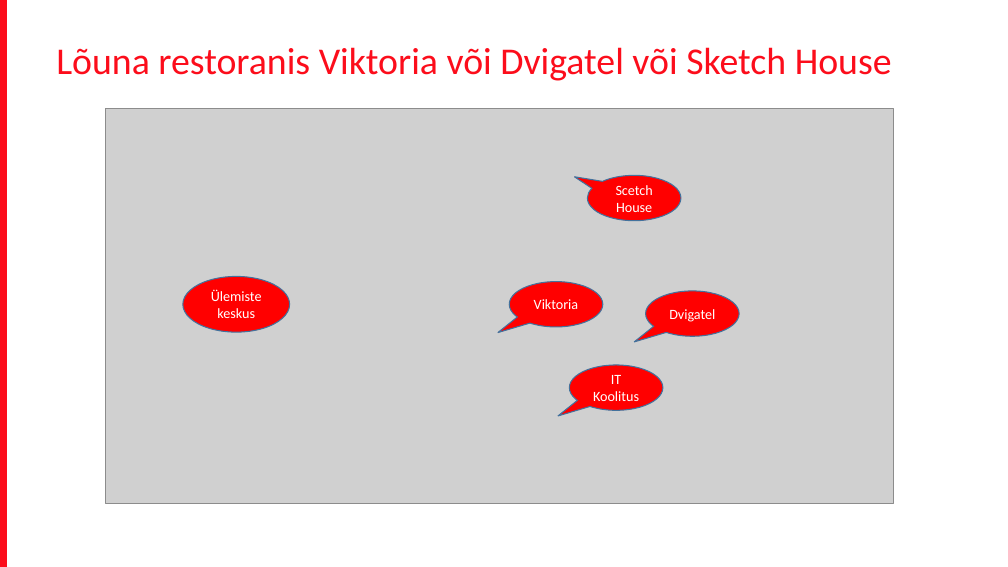
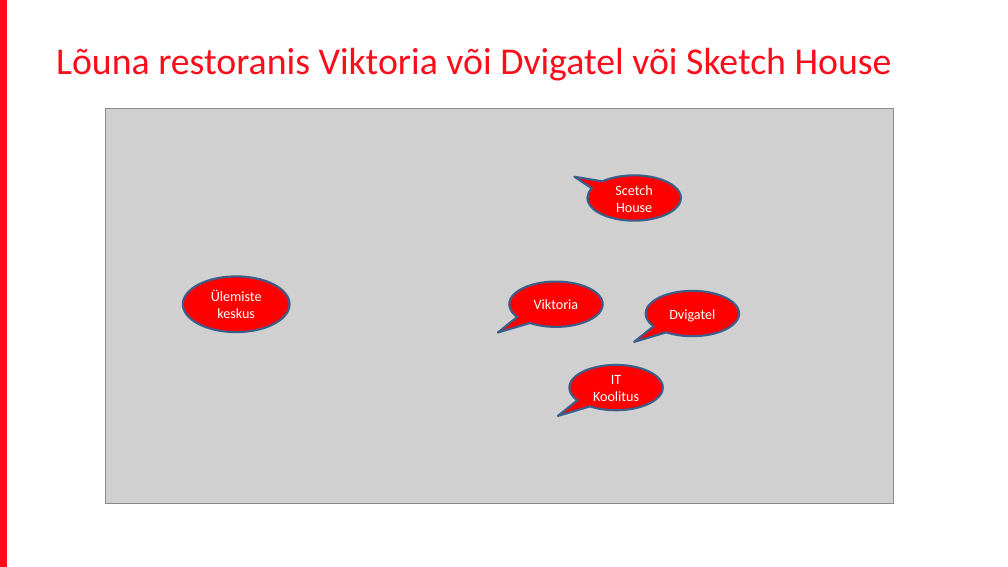
Before and after one commit to terjevolke/FrontEnd201704, a slide deck: slide 9 of Front_end_koolitus.pptx (slide 10 before the commit). Drawn at 1008x567 pixels with LibreOffice and Linux fonts; fonts in the diff are those of the drawing; grey boxes stand for pictures; background and template pictures are left out. Boxes give left, top, right and bottom in pixels: in the first picture for what was removed or moved away, otherwise in the second. Text is boxed around its words. In the diff, an @@ line names an element or a change of style, - is before the commit and + after.

```diff
--- a/Front_end_koolitus.pptx
+++ b/Front_end_koolitus.pptx
@@ outline #43739E 1 pt to #3A5F8C 2 pt in 5 elements at (510, 282, 603, 327), (569, 365, 663, 411), (183, 277, 290, 333), (646, 291, 740, 337), (588, 175, 681, 221) @@
```
Also in this commit, not shown: 9 other slides changed, 1 slide removed.
